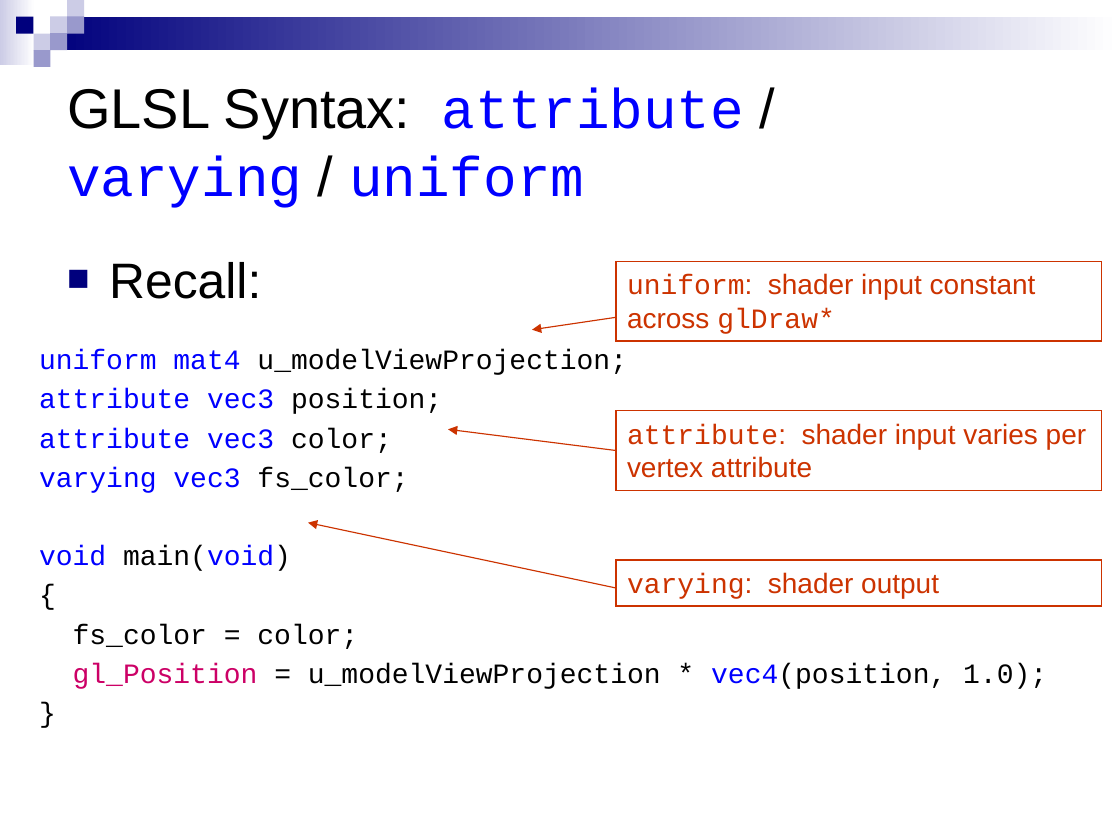
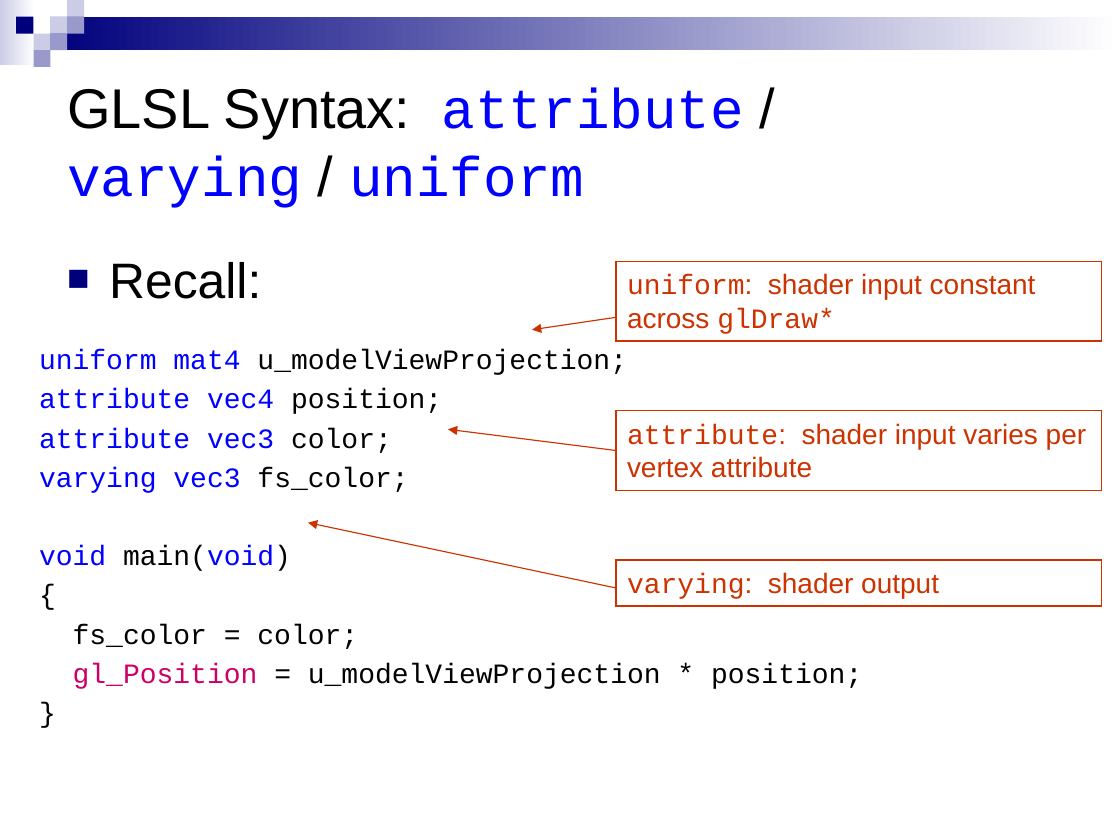
Before and after one commit to CIS565-Spring-2012/cis565-spring-2012.github.com, a slide deck: slide 33 of lectures/03-14-GLSL-Intro.pptx. Drawn at 1120x840 pixels with LibreOffice and Linux fonts; fonts in the diff are those of the drawing. Boxes give left, top, right and bottom in pixels: in the first picture for what was removed or moved away, otherwise in the second. Text is boxed around its words. In the diff, an @@ line names an element or a change of style, - is before the commit and + after.

Commit message:
Fixed GLSL errors in 03-14 slides

```diff
--- a/lectures/03-14-GLSL-Intro.pptx
+++ b/lectures/03-14-GLSL-Intro.pptx
@@ text at (39,389,442,414): text changed @@
-attribute vec3 position;
+attribute vec4 position;
@@ text at (73,663,862,689): text changed @@
-gl_Position = u_modelViewProjection * vec4(position, 1.0);
+gl_Position = u_modelViewProjection * position;
```
Also in this commit, not shown: 6 other slides changed, 1 other file.
